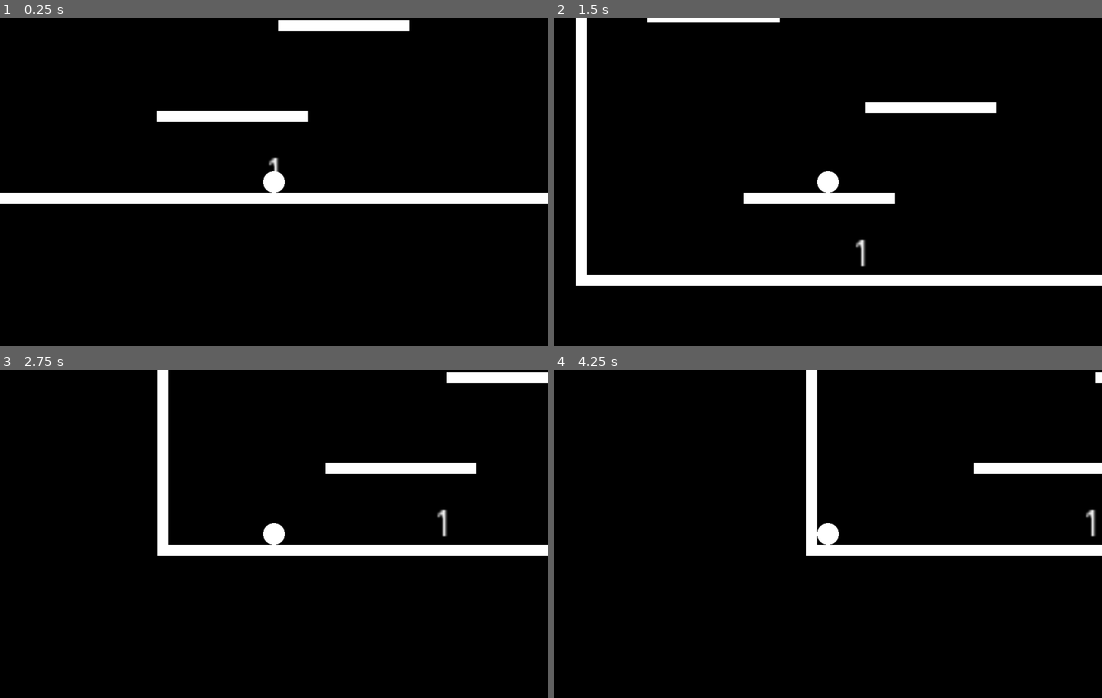
Above: before the commit, frames 1-4 (two rows, left to right).
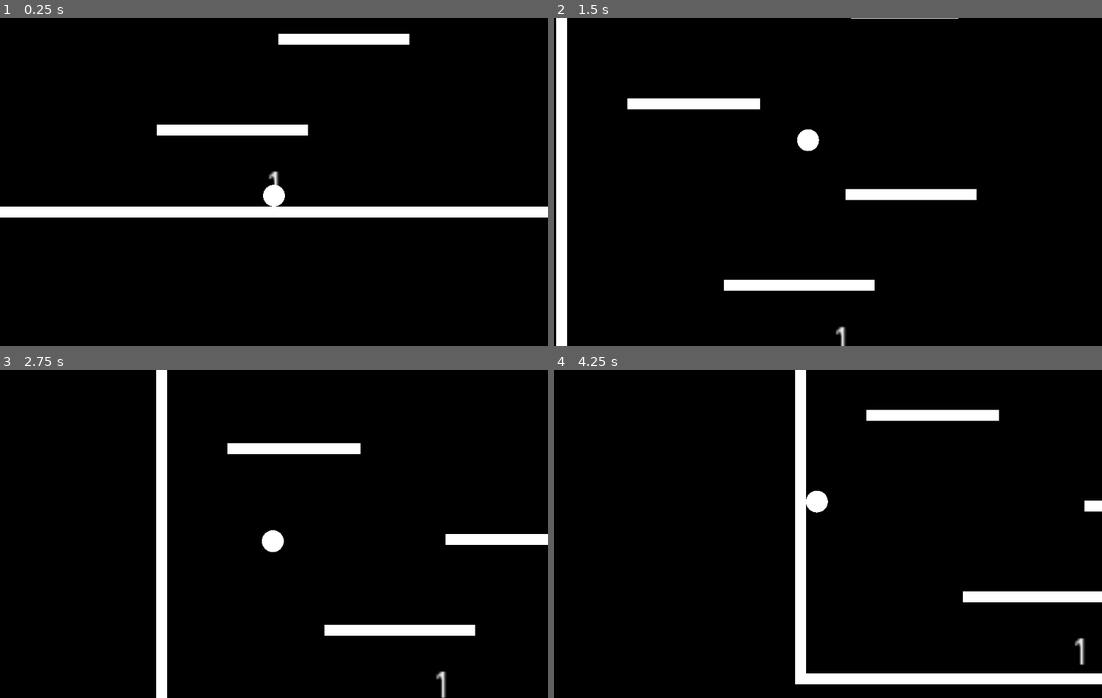
Above: after the commit, the same moments.

Repository: RedYou1/IcyTower
Game: Godot game, scene res://Scenes/Jeu.tscn
Same seed, same stepped clock (60 frames per second), same inputs: the game is played once before the commit and once after it.
Inputs:
- Up to frame 1 (0.25 s): no input
- Up to frame 2 (1.5 s): tap Enter at 0.5 s; hold Space (SAUT) 0.53-1.28 s; hold A (GAUCHE) from 1.28 s (still down); tap D (DROIT) at 1.35 s
- Up to frame 3 (2.75 s): tap Space (SAUT) at 1.52, 1.55, 1.82 s; release A (GAUCHE) at 2.03 s; hold Space (SAUT) from 2.03 s (still down)
- Up to frame 4 (4.25 s): release Space (SAUT) at 2.78 s; tap D (DROIT) at 2.85 s; tap Space (SAUT) at 3.02, 3.05, 3.32 s; hold A (GAUCHE) from 3.53 s (still down); hold Space (SAUT) from 3.53 s (still down)

The runs differ from the first frame. In frame 1, 10% of the frame differs, in the area x 0-100%, y 0-61%; in frame 2, 11%, in the area x 0-100%, y 0-100%; in frame 3, 7.8%; in frame 4, 9.6%.

Commit message:
plancher qui casse

Diff:
--- a/Scenes/Gomba.tscn
+++ b/Scenes/Gomba.tscn
@@ -4,11 +4,12 @@
 [ext_resource path="res://Scripts/Gomba.gd" type="Script" id=2]
 
 [sub_resource type="RectangleShape2D" id=1]
-extents = Vector2( 32, 32 )
+extents = Vector2( 30, 30 )
 
 [node name="Gomba" type="KinematicBody2D"]
 script = ExtResource( 2 )
 speed = 1.0
+dir = -1
 
 [node name="Sprite" type="Sprite" parent="."]
 scale = Vector2( 0.075, 0.075 )
--- a/Scenes/Jeu.tscn
+++ b/Scenes/Jeu.tscn
@@ -21,13 +21,14 @@
 }
 
 [node name="GAUCHE" parent="." instance=ExtResource( 3 )]
+position = Vector2( 0, -166 )
 rotation = 1.5708
-width = 1000.0
+width = 1166.0
 
 [node name="DROIT" parent="." instance=ExtResource( 3 )]
 position = Vector2( 1000, 1000 )
 rotation = -1.5708
-width = 1000.0
+width = 1166.0
 
 [node name="joueur" parent="." instance=ExtResource( 2 )]
 position = Vector2( 500, 960 )
--- a/Scenes/joueur.tscn
+++ b/Scenes/joueur.tscn
@@ -12,4 +12,6 @@
 shape = SubResource( 1 )
 
 [node name="Camera2D" type="Camera2D" parent="."]
+position = Vector2( 0, -25 )
 current = true
+smoothing_enabled = true
--- a/Scenes/plancher.tscn
+++ b/Scenes/plancher.tscn
@@ -12,3 +12,14 @@
 position = Vector2( 50, 10 )
 shape = SubResource( 1 )
 one_way_collision = true
+
+[node name="CasserTemps1" type="Timer" parent="."]
+wait_time = 0.5
+one_shot = true
+
+[node name="CasserTemps2" type="Timer" parent="."]
+wait_time = 0.5
+one_shot = true
+
+[connection signal="timeout" from="CasserTemps1" to="." method="_on_CasserTemps1_timeout"]
+[connection signal="timeout" from="CasserTemps2" to="." method="_on_CasserTemps2_timeout"]
--- a/Scripts/Jeu.gd
+++ b/Scripts/Jeu.gd
@@ -5,23 +5,33 @@
 const drapeau = preload("res://Scenes/Drapeau.tscn")
 const gomba = preload("res://Scenes/Gomba.tscn")
 
+const diff = 500/3
+
 export(float) var width_default = 1000 setget setWidth
 export(float) var height_default = 1000 setget setHeight
 export(float) var plancher_min_width_default = 150 setget setPMin
 export(float) var plancher_max_width_default = 300 setget setPMax
-export(int) var nombre_plancher_default = 5 setget setPNb
 export(float) var plancher_height_default = 20 setget setPHeight
+export(float) var chance_gomba = .5 setget setGomba
+export(float) var chance_casser = .5 setget setCasser
 
 var width = width_default
 var height = height_default
 var plancher_min_width = plancher_min_width_default
 var plancher_max_width = plancher_max_width_default
-var nombre_plancher = nombre_plancher_default
 var plancher_height = plancher_height_default
 
 export(int) var niveau = 1 setget setNiveau
 
 export(bool) var reset setget reset_interne
+
+func setCasser(g):
+	chance_casser = g
+	reset_interne()
+
+func setGomba(g):
+	chance_gomba = g
+	reset_interne()
 
 func setNiveau(niv):
 	niveau = niv
@@ -33,10 +43,6 @@
 
 func setPMax(pmw):
 	plancher_max_width_default = pmw
-	reset_interne()
-
-func setPNb(nb):
-	nombre_plancher_default = nb
 	reset_interne()
 
 func setWidth(w):
@@ -61,7 +67,6 @@
 	height = height_default + n*400
 	plancher_min_width = plancher_min_width_default - min(n,plancher_min_width_default-10)
 	plancher_max_width = plancher_max_width_default - min(n,plancher_min_width_default-plancher_min_width)
-	nombre_plancher = nombre_plancher_default + n * 2
 	plancher_height = plancher_height_default
 
 func reset_interne(a=true):
@@ -83,20 +88,21 @@
 		calc_niveau()
 
 	var gauche = get_node("GAUCHE")
-	gauche.width = height
+	gauche.position = Vector2(0,-diff)
+	gauche.width = height+diff
 
 	var droit = get_node("DROIT")
 	droit.position = Vector2(width,height)
-	droit.width = height
+	droit.width = height+diff
 
 	var gombaNb = floor(niveau/2)
+	var casserNb = floor(niveau/2)
 
 	var intern = get_node("interne")
-	var diff = height/(nombre_plancher+1)
 
 	var p = null
 
-	for i in range(nombre_plancher,-1,-1):
+	for i in range(round(height/diff)-1,-1,-1):
 		var w = rand_range(plancher_min_width,plancher_max_width)
 		var x
 		if p != null:
@@ -107,16 +113,22 @@
 		p.width = w
 		p.height = plancher_height
 		p.position = Vector2(x,i*diff)
+
+		if i > 1:
+			if gombaNb > 0 and rand_range(0,1) >= chance_gomba:
+				var g = gomba.instance()
+				g.minX = x
+				g.maxX = x+w
+				g.position = Vector2(x+rand_range(0,w),i*diff-32)
+				g.dir = round(rand_range(0,1))*2-1
+				intern.add_child(g)
+				gombaNb -= 1
+
+			elif casserNb > 0 and rand_range(0,1) >= chance_casser:
+				p.casser = true
+				casserNb -= 1
+
 		intern.add_child(p)
-
-		if i > 1 and gombaNb > 0 and rand_range(0,1) >= .5:
-			var g = gomba.instance()
-			g.minX = x
-			g.maxX = x+w
-			g.position = Vector2(x+rand_range(0,w),i*diff-32)
-			g.dir = round(rand_range(0,1))*2-1
-			intern.add_child(g)
-			gombaNb -= 1
 
 	p = intern.get_child(intern.get_child_count()-1)
 	var d = drapeau.instance()
--- a/Scripts/joueur.gd
+++ b/Scripts/joueur.gd
@@ -40,7 +40,7 @@
 				col.collider.hit(self)
 
 
-		if vitesseY == 0 and Input.is_action_just_pressed("SAUT"):
+		if vitesseY == 0 and Input.is_action_pressed("SAUT"):
 			vitesseY -= forceSaut
 
 		var move = 0
--- a/Scripts/plancher.gd
+++ b/Scripts/plancher.gd
@@ -4,6 +4,33 @@
 
 export(float) var width = 100 setget setW
 export(float) var height = 20 setget setH
+export(bool) var casser = false setget setCasser
+
+export(Color) var couleurBase = Color.white setget setCouleurBase
+export(Color) var couleurCasser = Color.orange setget setCouleurCasser
+export(Color) var couleurCasserEnCours = Color.red
+
+var couleur = couleurBase
+
+func setCouleurCasser(c):
+	couleurCasserEnCours = c
+	if casser:
+		couleur = couleurCasserEnCours
+		update()
+
+func setCouleurBase(c):
+	couleurBase = c
+	if not casser:
+		couleur = couleurBase
+		update()
+
+func setCasser(c):
+	casser = c
+	if casser:
+		couleur = couleurCasser
+	else:
+		couleur = couleurBase
+	update()
 
 func setW(_width):
 	width = _width
@@ -32,5 +59,20 @@
 	col.position = Vector2(width/2,height/2)
 	update()
 
+func hit(qui):
+	if casser and qui.name == "joueur" and get_node("CasserTemps1").is_stopped():
+		get_node("CasserTemps1").start()
+
+
 func _draw():
-	draw_rect(Rect2(0,0,width,height),Color.white)
+	draw_rect(Rect2(0,0,width,height),couleur)
+
+
+func _on_CasserTemps1_timeout():
+	couleur = couleurCasserEnCours
+	update()
+	get_node("CasserTemps2").start()
+
+
+func _on_CasserTemps2_timeout():
+	queue_free()
